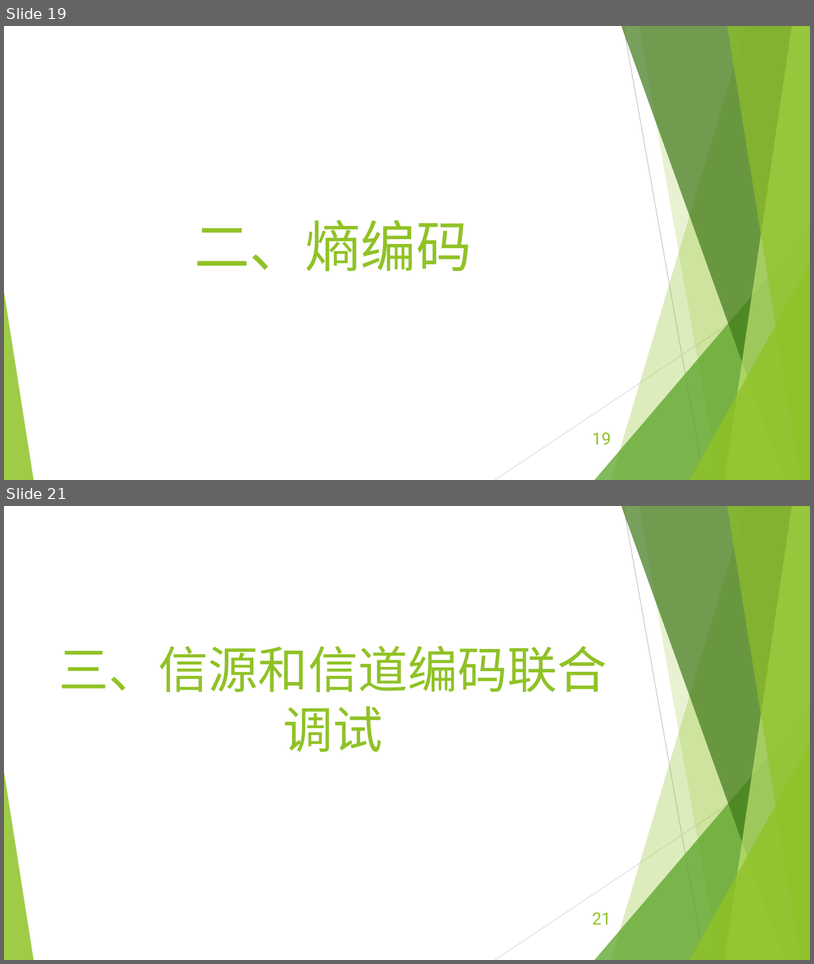
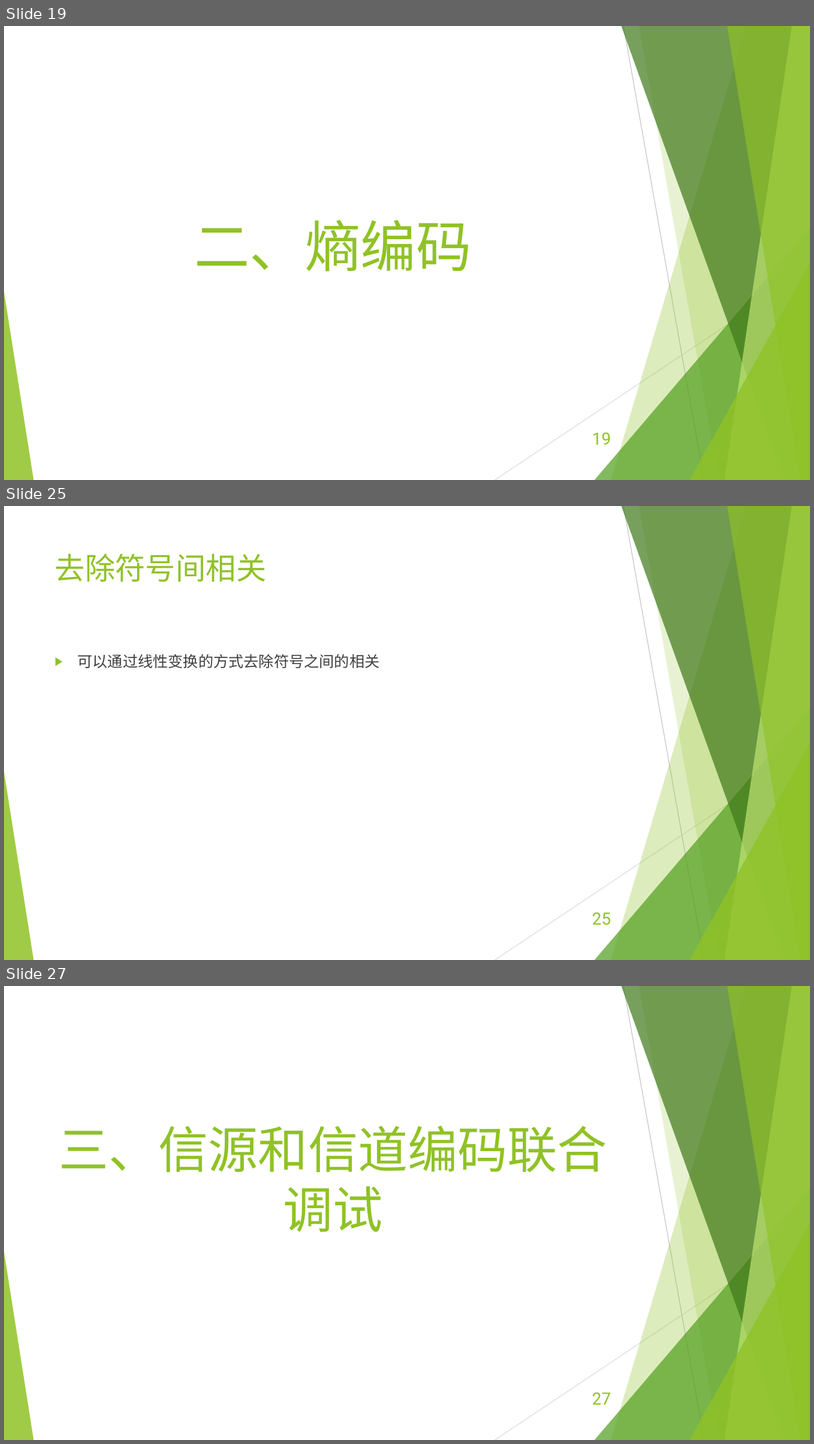
Before and after one commit to EECodingPresentation/project3, a slide deck: 展示报告.pptx. Shown one above the other, each under a label of ours: slides 19 and 21 before the commit, slides 19, 25 and 27 after it; the slides between them are not shown. The pictures are 814x964 and 814x1444 pixels, drawn with LibreOffice and Linux fonts; fonts in the diff are those of the drawing. Boxes give left, top, right and bottom in pixels: in the first picture for what was removed or moved away, otherwise in the second. Text is boxed around its words. In the diff, an @@ line names an element or a change of style, - is before the commit and + after.

Commit message:
修正双符号一个错误，增加计算信息熵

```diff
--- a/展示报告.pptx
+++ b/展示报告.pptx
@@ slide 25 added at bbox=[4, 506, 810, 960], background #FFFFFF; not listed: 10 template elements that a slide beside it also shows @@
@@ title added at bbox=[55, 553, 267, 582], 36 pt, text #90C226 @@
+去除符号间相关
@@ text added at bbox=[78, 654, 380, 668], 18 pt, text #404040 @@
+▶ 可以通过线性变换的方式去除符号之间的相关
@@ page number added at bbox=[593, 912, 611, 925], 20 pt, text #90C226 @@
+25
@@ what was slide 21 is now slide 27 @@
@@ page number at bbox=[593, 1392, 611, 1404]: text changed @@
-21
+27
```
Also in this commit, not shown: 6 other slides added, 1 slide removed, 8 other files.
